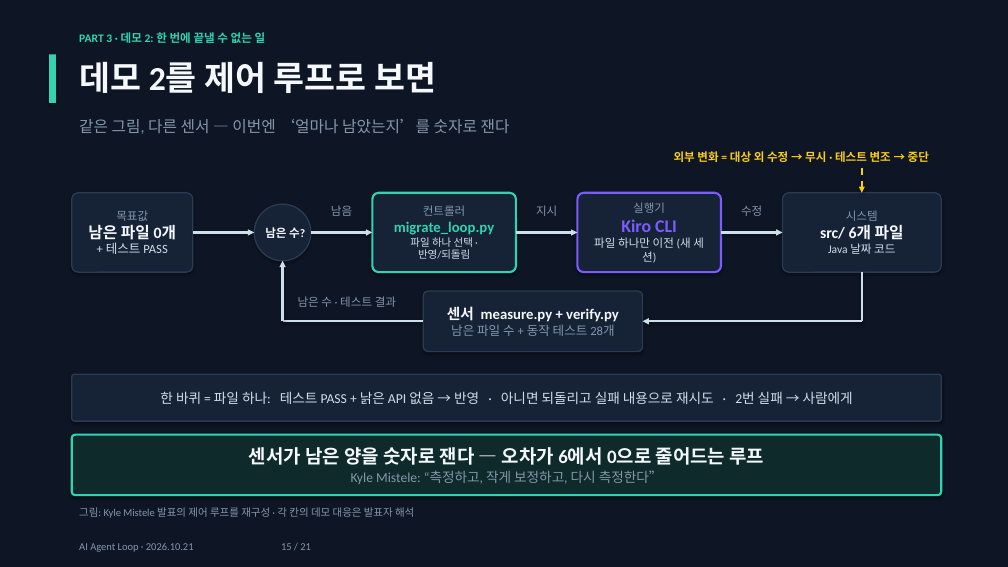
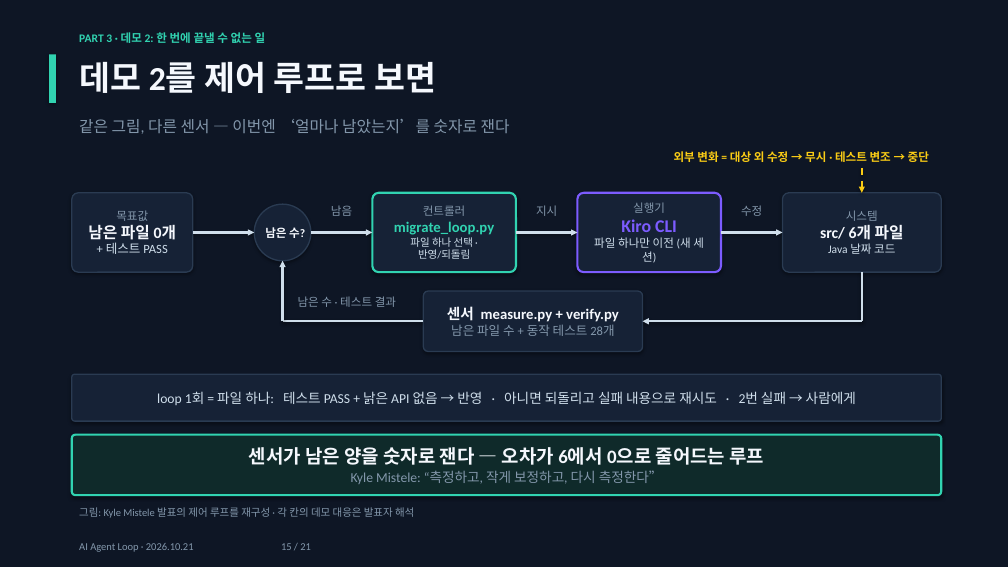
Before and after one commit to jaewon-i/kiro-agent-loop-demo, a slide deck: slide 15 of docs/AI_Agent_Loop.pptx. Drawn at 1008x567 pixels with LibreOffice and Linux fonts; fonts in the diff are those of the drawing. Boxes give left, top, right and bottom in pixels: in the first picture for what was removed or moved away, otherwise in the second. Text is boxed around its words. In the diff, an @@ line names an element or a change of style, - is before the commit and + after.

Commit message:
Use 'loop' instead of '바퀴' in Korean output, README and deck

```diff
--- a/docs/AI_Agent_Loop.pptx
+++ b/docs/AI_Agent_Loop.pptx
@@ text in rounded rectangle at (157, 391, 856, 405): text changed @@
-한 바퀴 = 파일 하나: 테스트 PASS + 낡은 API 없음 → 반영 · 아니면 되돌리고 실패 내용으로 재시도 · 2번 실패 → 사람에게
+loop 1회 = 파일 하나: 테스트 PASS + 낡은 API 없음 → 반영 · 아니면 되돌리고 실패 내용으로 재시도 · 2번 실패 → 사람에게
```
Also in this commit, not shown: 1 other slide changed, 2 other files.
